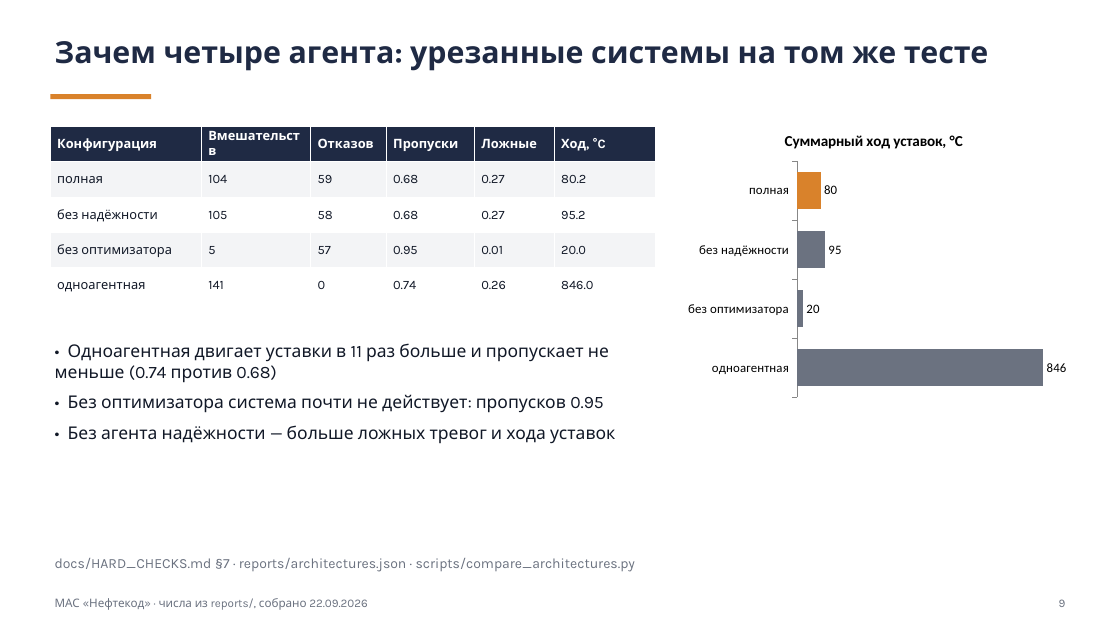
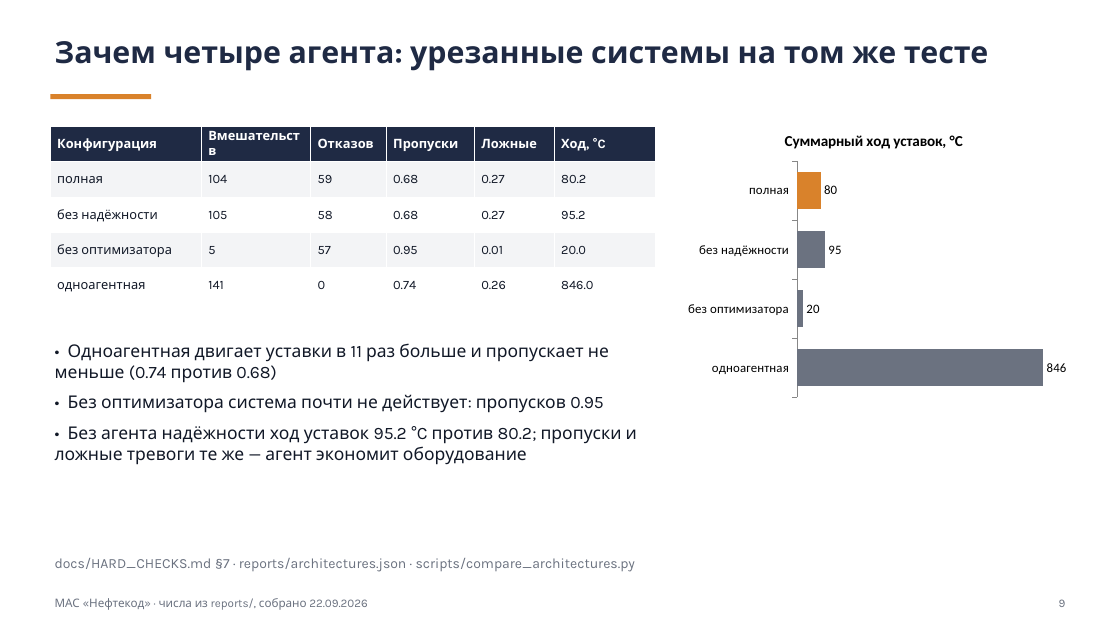
Before and after one commit to imaO0O/mac-2026-hackaton, a slide deck: slide 9 of docs/presentation.pptx. Drawn at 1120x630 pixels with LibreOffice and Linux fonts; fonts in the diff are those of the drawing. Boxes give left, top, right and bottom in pixels: in the first picture for what was removed or moved away, otherwise in the second. Text is boxed around its words. In the diff, an @@ line names an element or a change of style, - is before the commit and + after.

Commit message:
HARD_CHECKS §6–7 по финальным отчётам и под сверкой; слайд про агент надёжности из таблицы
- §7: таблица архитектур и текст к ней были от давней сборки (38.2 °C, 97
  вмешательств) — пересчитаны из architectures.json и поставлены под сверку;
- §6: блок «Действующие числа» из simulation.json — туда ведёт README;
- слайд «Зачем четыре агента»: что даёт агент надёжности, считается из отчёта
  (после вета ложные тревоги с ним и без него равны, отличается ход уставок).

```diff
--- a/docs/presentation.pptx
+++ b/docs/presentation.pptx
@@ text at bbox=[55, 426, 637, 465]: text changed @@
-• Без агента надёжности — больше ложных тревог и хода уставок
+• Без агента надёжности ход уставок 95.2 °C против 80.2; пропуски и ложные тревоги те же — агент экономит оборудование
```
Also in this commit, not shown: 3 other files.
